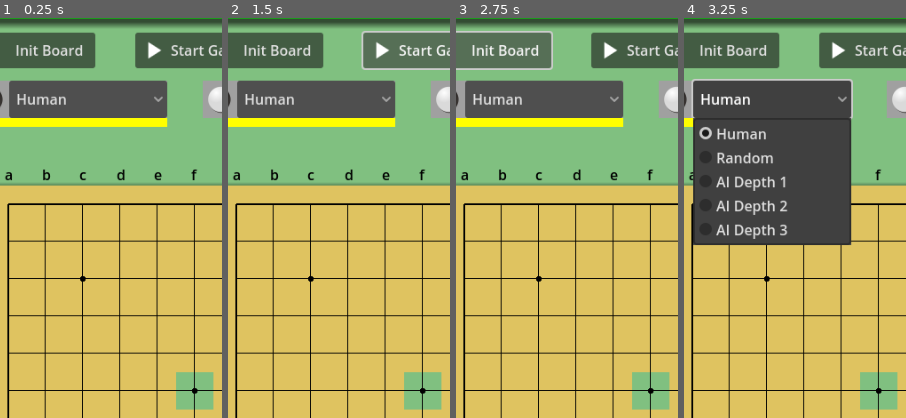
Above: before the commit, frames 1-4 (left to right).
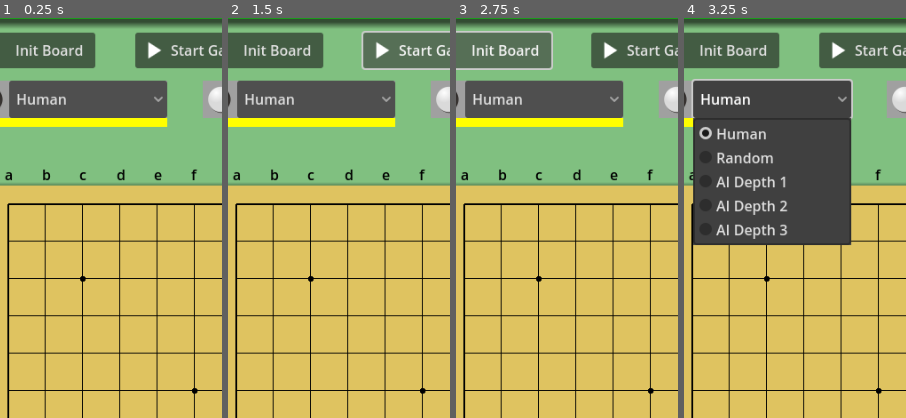
Above: after the commit, the same moments.

Repository: vivisuke/Gomoku
Game: Godot game, scene res://main_scene.tscn
Two runs of this game, one before a commit and one after it. Both use one fixed random seed, a clock stepped at 60 frames per second and the inputs below.
Inputs:
- Up to frame 1 (0.25 s): no input
- Up to frame 2 (1.5 s): click "Start Game" at 0.5 s; click "Start Game" at 1.25 s
- Up to frame 3 (2.75 s): click "Init Board" at 2 s
- Up to frame 4 (3.25 s): click "Human" at 2.75 s
The pictures show only the part of the screen within x 8-58%, y 6-56%; the shares and areas given below are measured in that part.

The runs differ from the first frame. In frame 1, 1.5% of the frame differs, in the area x 79-97%, y 88-98%; in frame 2, 1.5%; in frame 3, 1.5%; in frame 4, 1.5%.

Commit message:
0027 ◎ C 09/03 09/03 0.001│ToDo│着手箇所強調 0028 ◎ C 09/03 09/03 0.001│ToDo│次手番のみアンダーライン表示

Diff:
--- a/Gomoku/main_scene.tscn
+++ b/Gomoku/main_scene.tscn
@@ -173,7 +173,6 @@
 [node name="BGTileMap" type="TileMap" parent="Board"]
 tile_set = SubResource("TileSet_my21j")
 format = 2
-layer_0/tile_data = PackedInt32Array(327685, 2, 0)
 
 [node name="Grid" type="ColorRect" parent="Board"]
 layout_mode = 0
--- a/Gomoku/scripts/main_scene.gd
+++ b/Gomoku/scripts/main_scene.gd
@@ -12,11 +12,13 @@
 var rng = RandomNumberGenerator.new()
 var AI_thinking = false
 var waiting = 0;				# ウェイト中カウンタ
-var game_started = false		# ゲーム中か？
+var game_started = true			# ゲーム中か？
 var next_color = g.BLACK		# 次の手番
 #var white_player = HUMAN
 #var black_player = HUMAN
 var pressedPos = Vector2(0, 0)
+var put_pos = Vector2(-1, -1)
+var prev_put_pos = Vector2(-1, -1)
 
 func _ready():
 	#rng.randomize()		# Setups a time-based seed
@@ -27,19 +29,28 @@
 	bd = g.Board.new()
 	#bd.put_color(5, 5, g.BLACK)
 	#bd.put_color(6, 5, g.WHITE)
-	update_board()
+	update_view()
 	pass # Replace with function body.
 
-func update_board():
+func update_view():
+	update_next_underline()
 	for y in range(N_VERT):
 		for x in range(N_HORZ):
 			var c:int = bd.get_color(x, y)
 			$Board/TileMap.set_cell(0, Vector2(x, y), c-1, Vector2i(0, 0))
+	if prev_put_pos.x >= 0:
+		$Board/BGTileMap.set_cell(0, prev_put_pos, -1, Vector2i(0, 0))
+	if put_pos.x >= 0:
+		$Board/BGTileMap.set_cell(0, put_pos, 2, Vector2i(0, 0))
+		print("put_pos = ", put_pos)
 	pass
+func update_next_underline():
+	$WhitePlayer/Underline.visible = game_started && next_color == g.WHITE
+	$BlackPlayer/Underline.visible = game_started && next_color == g.BLACK
 func _process(delta):
 	pass
 func _input(event):
-	#if !game_started: return
+	if !game_started: return
 	if event is InputEventMouseButton && event.button_index == MOUSE_BUTTON_LEFT:
 		#print(event.position)
 		#print($Board/TileMapLocal.local_to_map(event.position - BOARD_ORG))
@@ -59,5 +70,7 @@
 			#print(pos)
 			bd.put_color(pos.x, pos.y, next_color)
 			next_color = (g.BLACK + g.WHITE) - next_color
-			update_board()
+			prev_put_pos = put_pos
+			put_pos = pos
+			update_view()
 	pass
Not shown, changed: Gomoku.spr
